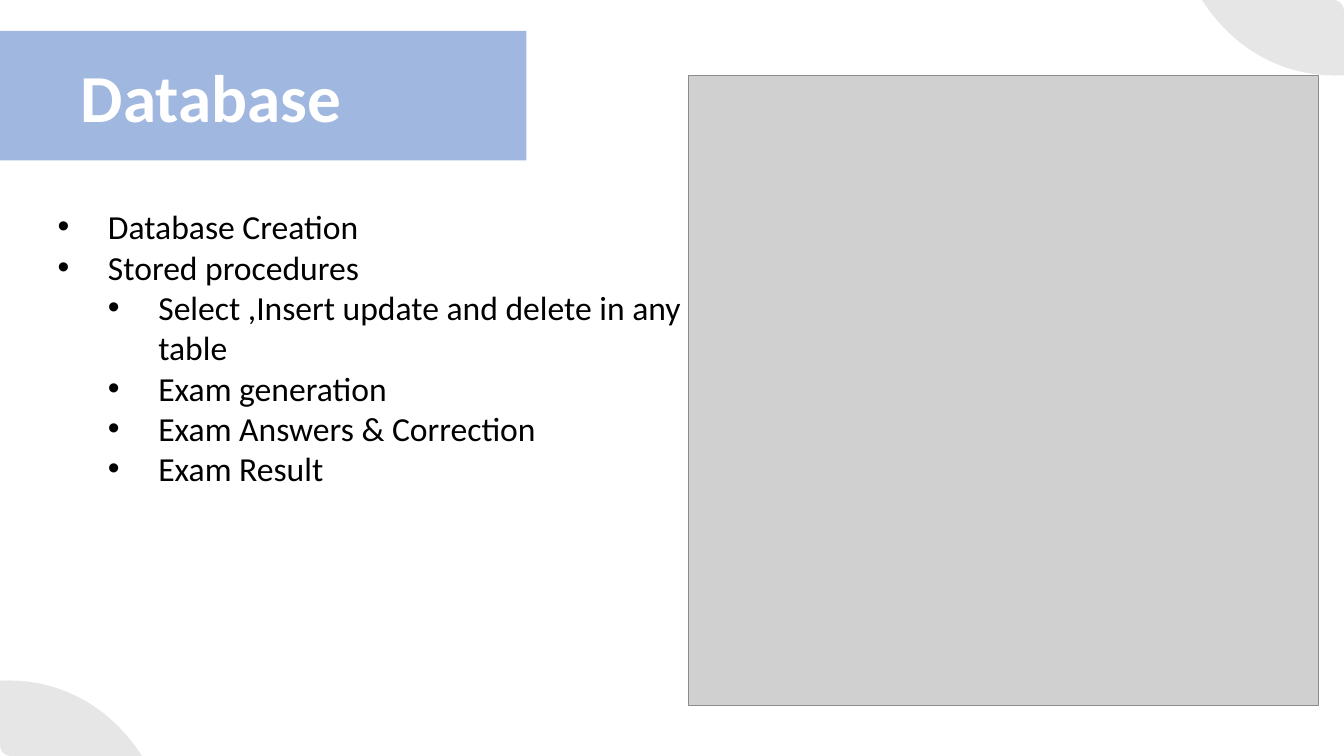
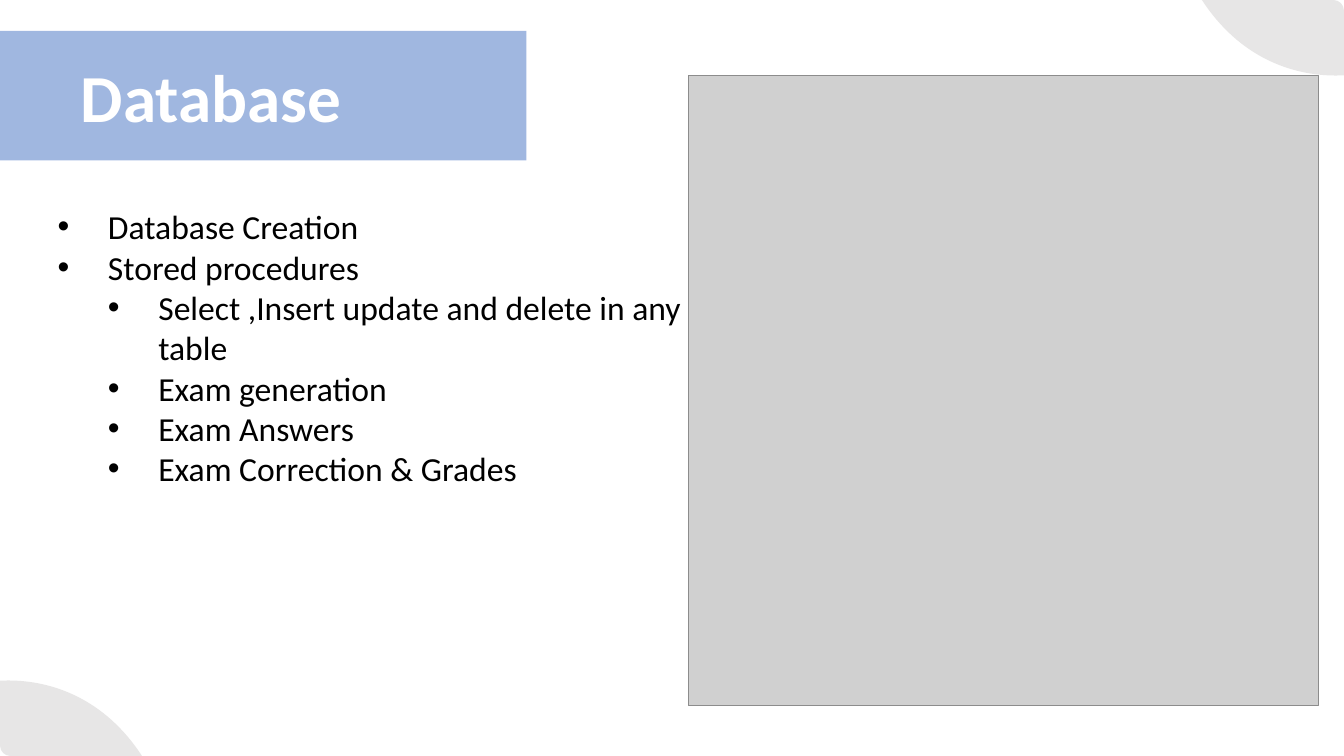
Before and after one commit to MONEMALI9/Examination_System, a slide deck: slide 9 of Examination System presentation.pptx. Drawn at 1344x756 pixels with LibreOffice and Linux fonts; fonts in the diff are those of the drawing; grey boxes stand for pictures. Boxes give left, top, right and bottom in pixels: in the first picture for what was removed or moved away, otherwise in the second. Text is boxed around its words. In the diff, an @@ line names an element or a change of style, - is before the commit and + after.

```diff
--- a/Examination System presentation.pptx
+++ b/Examination System presentation.pptx
@@ text at [158,419,517,482]: text changed @@
-  • Exam Answers & Correction
-  • Exam Result
+  • Exam Answers
+  • Exam Correction & Grades
```
Also in this commit, not shown: 7 other slides changed, 15 slides added, 19 slides removed, 17 other files.
